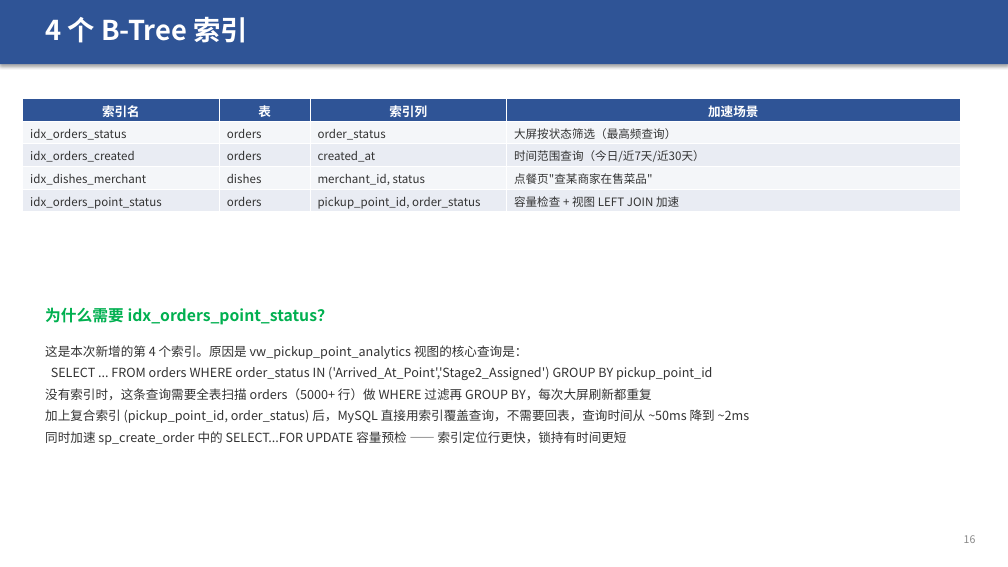
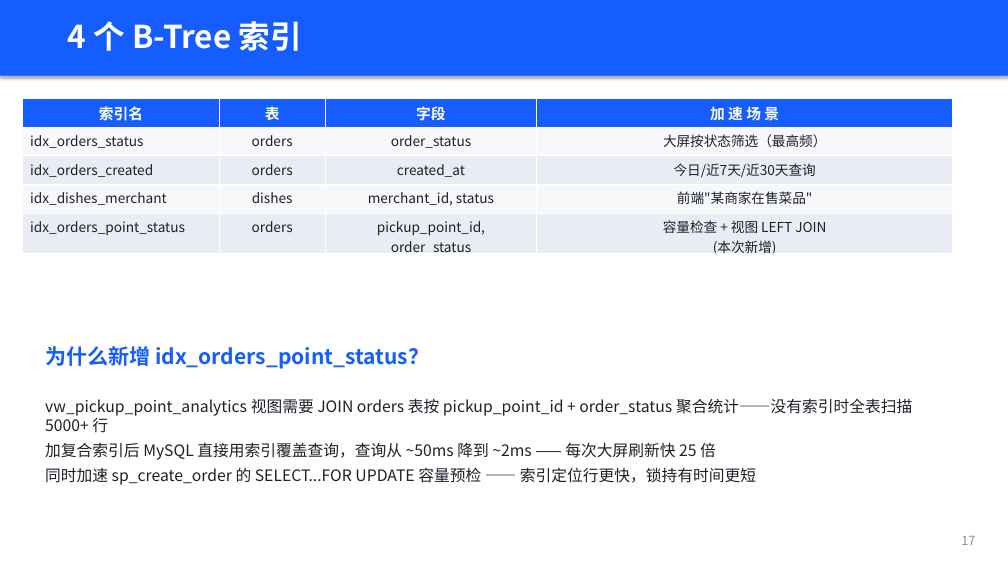
Before and after one commit to sou1maker/database, a slide deck: slide 17 of 校园外卖两段式配送系统_答辩汇报.pptx (slide 16 before the commit). Drawn at 1008x567 pixels with LibreOffice and Linux fonts; fonts in the diff are those of the drawing. Boxes give left, top, right and bottom in pixels: in the first picture for what was removed or moved away, otherwise in the second. Text is boxed around its words. In the diff, an @@ line names an element or a change of style, - is before the commit and + after.

```diff
--- a/校园外卖两段式配送系统_答辩汇报.pptx
+++ b/校园外卖两段式配送系统_答辩汇报.pptx
@@ rectangle resized from (x1=0, y1=0, x2=1008, y2=64) to (x1=0, y1=0, x2=1008, y2=76) @@
@@ rectangle at (x1=0, y1=0, x2=1008, y2=76): fill #2F5496 to #165DFF @@
@@ text "4 个 B-Tree 索引" moved from (x1=45, y1=16, x2=248, y2=43) to (x1=68, y1=21, x2=302, y2=51) @@
@@ text "4 个 B-Tree 索引" at (x1=68, y1=21, x2=302, y2=51): size 26 to 30 pt @@
@@ table at (x1=23, y1=98, x2=953, y2=259) @@
-row 1, column 3: 索引列
+row 1, column 3: 字段
-row 1, column 4: 加速场景
+row 1, column 4: 加 速 场 景
-row 2, column 4: 大屏按状态筛选（最高频查询）
+row 2, column 4: 大屏按状态筛选（最高频）
-row 3, column 4: 时间范围查询（今日/近7天/近30天）
+row 3, column 4: 今日/近7天/近30天查询
@@ row 4, column 4: "点餐页"查某商家在售菜品"" to "前端"某商家在售菜品"" @@
-row 5, column 3: pickup_point_id, order_status
+row 5, column 3: pickup_point_id, / order_status
-row 5, column 4: 容量检查 + 视图 LEFT JOIN 加速
+row 5, column 4: 容量检查 + 视图 LEFT JOIN / (本次新增)
@@ fill #2F5496 to #165DFF in row 1 @@
@@ fill #F4F6F9 to #F7F8FA in 8 cells @@
@@ size 12 to 14 pt in "索引名", "表" @@
@@ size 11 to 13 pt, text colour #333333 to #1D2129 in "idx_orders_status", "orders", "order_status", "idx_orders_created" and 7 more places @@
@@ alignment left to centre @@
@@ table resized from (x1=23, y1=98, x2=960, y2=213) to (x1=23, y1=98, x2=953, y2=259) @@
@@ text at (x1=45, y1=346, x2=429, y2=369): text changed; size 15 to 20 pt; text colour #00B050 to #165DFF @@
-为什么需要 idx_orders_point_status？
+为什么新增 idx_orders_point_status？
@@ text at (x1=45, y1=398, x2=912, y2=485): text changed; size 12 to 15 pt; text colour #333333 to #1D2129 @@
-这是本次新增的第 4 个索引。原因是 vw_pickup_point_analytics 视图的核心查询是：
-SELECT ... FROM orders WHERE order_status IN ('Arrived_At_Point','Stage2_Assigned') GROUP BY pickup_point_id
-没有索引时，这条查询需要全表扫描 orders（5000+ 行）做 WHERE 过滤再 GROUP BY，每次大屏刷新都重复
-加上复合索引 (pickup_point_id, order_status) 后，MySQL 直接用索引覆盖查询，不需要回表，查询时间从 ~50ms 降到 ~2ms
-同时加速 sp_create_order 中的 SELECT...FOR UPDATE 容量预检 —— 索引定位行更快，锁持有时间更短
+vw_pickup_point_analytics 视图需要 JOIN orders 表按 pickup_point_id + order_status 聚合统计——没有索引时全表扫描 5000+ 行
+加复合索引后 MySQL 直接用索引覆盖查询，查询从 ~50ms 降到 ~2ms —— 每次大屏刷新快 25 倍
+同时加速 sp_create_order 的 SELECT...FOR UPDATE 容量预检 —— 索引定位行更快，锁持有时间更短
@@ text added at (x1=961, y1=536, x2=975, y2=545), 12 pt, text #86909C @@
+17
@@ text removed at (x1=964, y1=535, x2=976, y2=543) @@
-16
```
Also in this commit, not shown: 32 other slides changed, 14 slides added, 9 slides removed, 1 other file.
